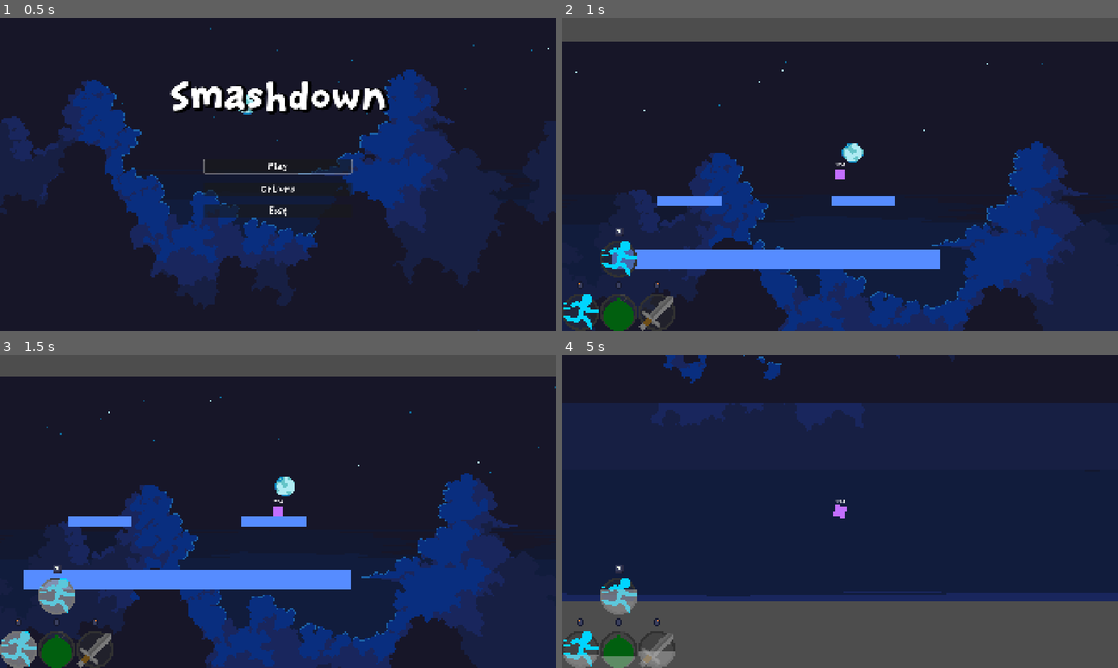
Above: before the commit, frames 1-4 (two rows, left to right).
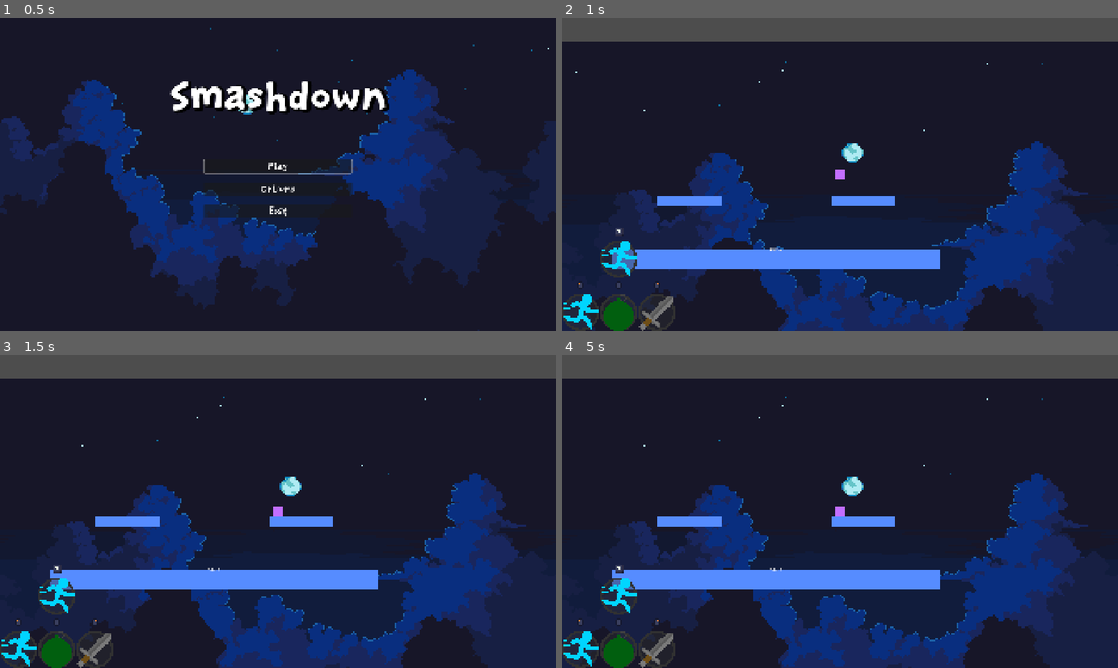
Above: after the commit, the same moments.

Repository: BoppleOpple/beat-the-clock
Game: Godot game, scene res://ui/main_menu/main_menu.tscn
Same seed, same stepped clock (60 frames per second), same inputs: the game is played once before the commit and once after it.
Inputs (mouse positions are in pixels of both pictures, inside the frame that each line leads up to):
- Up to frame 1 (0.5 s): no input
- Up to frame 2 (1 s): click "Play" at 0.5 s
- Up to frame 3 (1.5 s): move the mouse to (278, 511) at 1.27 s; hold D (gameplay_right) from 1.28 s (still down); tap Shift (gameplay_ability_combo) at 1.35 s; click (278, 511) at 1.42 s
- Up to frame 4 (5 s): tap Space (gameplay_jump) at 1.52, 2.27, 3.77, 4.52 s; move the mouse to (728, 527) at 2.02 s; release D (gameplay_right) at 2.03 s; hold S (gameplay_down) 2.03-2.78 s; click (728, 527) at 2.1 s; move the mouse to (895, 442) at 2.77 s; hold D (gameplay_right) 2.78-3.53 s; tap Middle mouse button (gameplay_ability_middle) at 2.85 s; move the mouse to (812, 574) at 3.52 s; hold W (gameplay_up) 3.53-4.28 s; right-click (812, 574) at 3.6 s; click (812, 574) at 3.67 s; move the mouse to (1006, 558) at 4.27 s; hold A (gameplay_left) from 4.28 s (still down); tap Shift (gameplay_ability_combo) at 4.35 s

Frame 1 is identical in both runs. In frame 2, less than 0.1% of the frame differs, in the area x 37-51%, y 46-75%; in frame 3, 12%; in frame 4, 64%, in the area x 0-100%, y 0-100%.
Error after the commit: Parse Error: Cannot call the parent class' virtual function "_ready()" because it hasn't been defined. (res://player/player.gd:20)

Commit message:
feat: add upkick to horizontal sword swings

Diff:
--- a/player/player.gd
+++ b/player/player.gd
@@ -17,7 +17,8 @@
 
 # Called when the node enters the scene tree for the first time.
 func _ready() -> void:
-	$Timers/PlayerClock.start(GameManager.PLAYER_MAX_TIME / 2)
+	super()
+	GameManager.player_ref = self
 
 # Called every frame. 'delta' is the elapsed time since the previous frame.
 func _physics_process(delta: float) -> void:
@@ -47,28 +48,3 @@
 	else:
 		Input.mouse_mode = Input.MOUSE_MODE_VISIBLE
 		return (get_global_mouse_position() - self.position).normalized()
-
-####################
-# INCOMING SIGNALS #
-####################
-
-func _on_jump_collision_nearby_body_entered(body: Node2D) -> void:
-	super(body)
-
-func _on_jump_collision_below_body_exited(body: Node2D) -> void:
-	super(body)
-
-func _on_coyote_timer_timeout() -> void:
-	super()
-
-func _on_slash_startup_delay_timeout() -> void:
-	super()
-
-func _on_sword_slash_animation_finished() -> void:
-	super()
-
-func _on_slash_collision_body_entered(body: Node2D) -> void:
-	super(body)
-
-func _on_player_clock_timeout() -> void:
-	super()
--- a/player/player.tscn
+++ b/player/player.tscn
@@ -2,4 +2,4 @@
 
 [ext_resource type="PackedScene" uid="uid://b1anqspvwemms" path="res://actors/actor_base.tscn" id="1_oul6g"]
 
-[node name="Player" unique_id=950486434 instance=ExtResource("1_oul6g")]
+[node name="Player" unique_id=950486434 groups=["Players"] instance=ExtResource("1_oul6g")]
